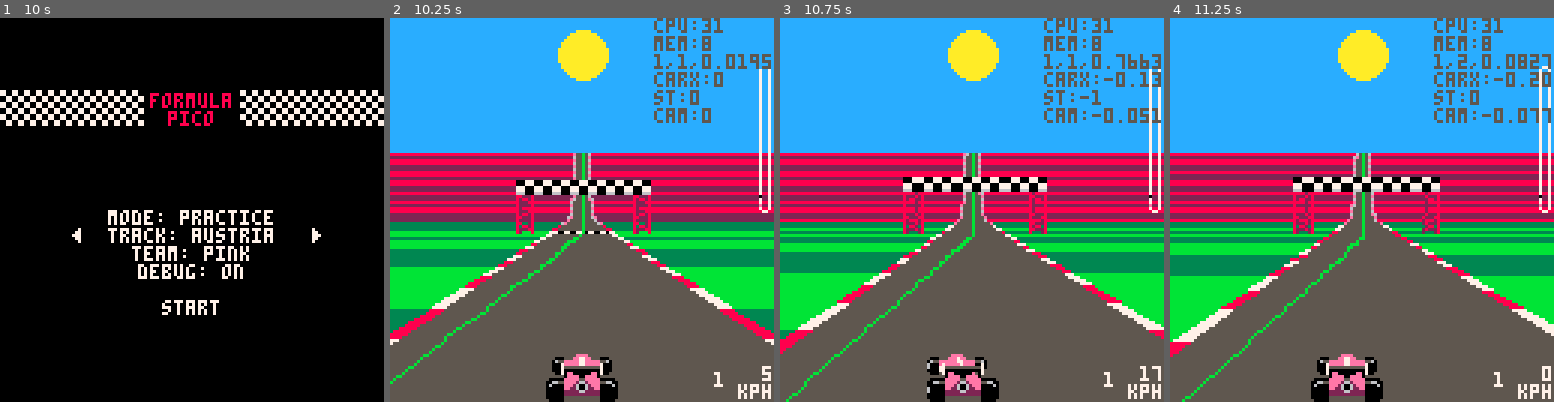
Above: before the commit, frames 1-4 (left to right).
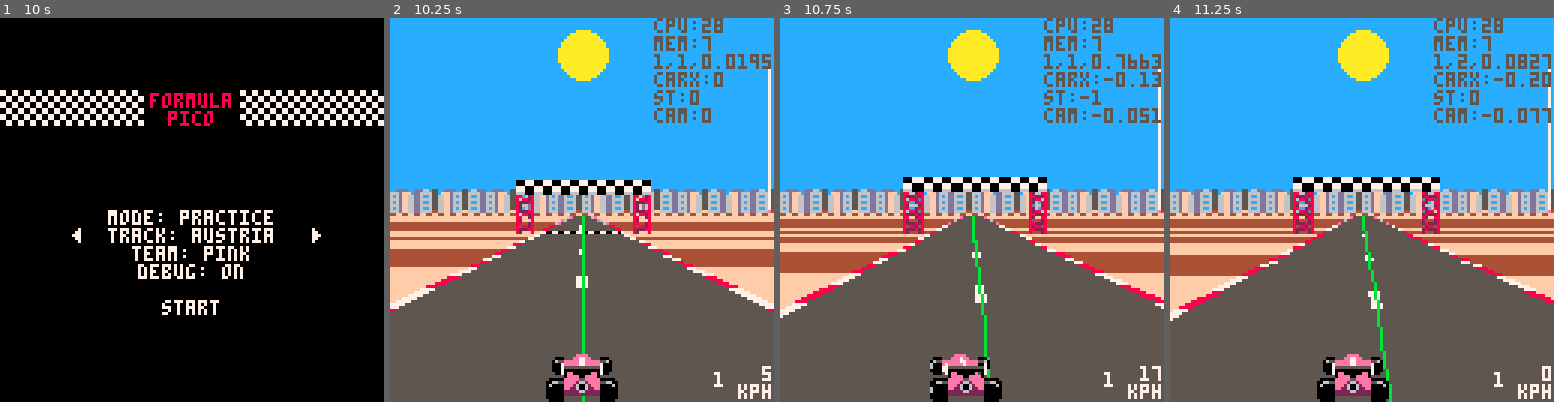
Above: after the commit, the same moments.

Repository: Joeltronics/formula_pico
Game: PICO-8 cartridge formula_pico.p8
Two runs of this game, one before a commit and one after it. Both use one fixed random seed, a clock stepped at 60 frames per second and the inputs below.
Inputs:
- Up to frame 1 (10 s): tap O (Z key) at 0.33, 0.7, 1.43, 2.22, 3.1, 3.98, 4.87, 5.75, 6.63, 7.52, 8.4, 9.28 s; tap X (X key) at 1.07, 2.07, 2.4, 2.73, 3.07, 3.4, 3.73, 4.07, 4.4, 4.73, 5.07, 5.4, 5.73, 6.07, 6.4, 6.73, 7.07, 7.4, 7.73, 8.07, 8.4, 8.73, 9.07, 9.4, 9.73 s; hold Left 1.97-2.37 s; hold Down 2.42-2.82 s; hold Right 2.87-3.53 s; hold Up 3.58-4.08 s; hold Right 4.13-4.53 s; hold Down 4.58-5.08 s; hold Left 5.13-5.8 s; hold Up 5.85-6.18 s; hold Left 6.23-6.63 s; hold Down 6.68-7.08 s; hold Right 7.13-7.8 s; hold Up 7.85-8.35 s; hold Right 8.4-8.8 s; hold Down 8.85-9.35 s; hold Left from 9.4 s (still down)
- Up to frame 2 (10.25 s): release Left at 10.07 s; tap X (X key) at 10.07 s; hold Up from 10.12 s (still down); tap O (Z key) at 10.17 s
- Up to frame 3 (10.75 s): tap X (X key) at 10.4, 10.73 s; release Up at 10.45 s; hold Left from 10.5 s (still down)
- Up to frame 4 (11.25 s): release Left at 10.9 s; hold Down from 10.95 s (still down); tap O (Z key) at 11.05 s; tap X (X key) at 11.07 s

Frame 1 is identical in both runs. In frame 2, 32% of the frame differs, in the area x 0-100%, y 0-100%; in frame 3, 32%; in frame 4, 33%.

Commit message:
Add center line for street tracks, and dragstrip track

Diff:
--- a/drawing.lua
+++ b/drawing.lua
@@ -108,6 +108,17 @@
 		fillp()
 	end
 
+	-- Center line
+
+	if road.street and (sumct % 4) == 0 then
+		if detail then
+			local cw1, cw2 = center_line_width*scale1, center_line_width*scale2
+			filltrapz(x1, y1, cw1, x2, y2, cw2, 7)
+		else
+			line(x1, ceil(y1), x2, y2, 6)
+		end
+	end
+
 	-- Racing line
 
 	if (not draw_racing_line) return
--- a/generated_data.lua
+++ b/generated_data.lua
@@ -39,6 +39,7 @@
 	minimap_offset_x=32,
 	minimap_offset_y=13,
 	track_width=2.5,
+	street=true,
 	gndcol1=6,
 	gndcol2=7,
 	city_bg=true,
@@ -62,4 +63,17 @@
 	tree_bg=true,
 	sections_compressed="16;24;40,gndcol1=8,gndcol2=2;40,1,gndcol1=8,gndcol2=2;40,1,gndcol1=8,gndcol2=2;40;24,0,0.5;40;40,gndcol1=1,gndcol2=12;40,-1,gndcol1=1,gndcol2=12;40,-1,gndcol1=1,gndcol2=12;40;24,0,0.5",
 },
+{
+	name="dragstrip",
+	minimap_scale=0.046875,
+	minimap_step=21,
+	minimap_offset_x=1,
+	minimap_offset_y=0,
+	track_width=4,
+	street=true,
+	gndcol1=4,
+	gndcol2=15,
+	city_bg=true,
+	sections_compressed="16;1008",
+},
 }
--- a/globals.lua
+++ b/globals.lua
@@ -26,6 +26,8 @@
 wall_max_speed = 0.25
 
 speed_to_kph = 350
+
+center_line_width = 3/32
 
 car_width, car_height = 0.75, 0.5
 
Not shown, changed: generate_data.py
Not shown, changed: track_data.yaml
